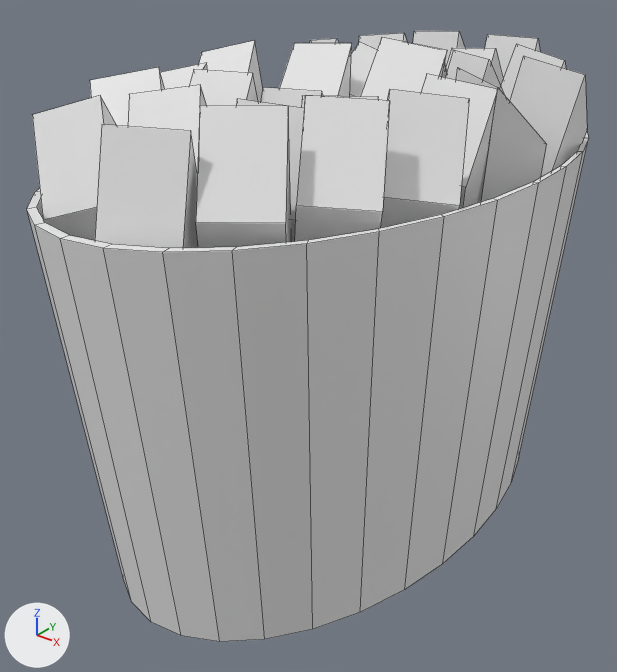
Renders of the Blender file Assets/food/fries.blend from each side of a commit.
One viewpoint serves both versions: a 50 mm lens placed at (2.82, -3.89, 3.05), pointed at (-0.1, -0.23, 0.79). Lighting does not change. The marker at lower left points along +X, +Y and +Z. Mesh edges are drawn as thin lines.

Script lines for the objects in view, before the commit:
```python
me_cube_016 = bpy.data.meshes.new('Cube.016')
me_cube_016.from_pydata([(-1.0, -1.0, -0.81), (-1.0, -1.0, 1.0), (-1.0, 1.0, -1.0), (-1.0, 1.0, 0.73), (1.0, -1.0, -0.81), (1.0, -1.0, 1.0), (1.0, 1.0, -1.0), (1.0, 1.0, 0.73)], [], [(0, 1, 3, 2), (2, 3, 7, 6), (6, 7, 5, 4), (4, 5, 1, 0), (2, 6, 4, 0), (7, 3, 1, 5)])
me_cube_028 = bpy.data.meshes.new('Cube.028')
me_cube_028.from_pydata([(-1.0, -1.0, -0.81), (-1.0, -1.0, 1.0), (-1.0, 1.0, -1.0), (-1.0, 1.0, 0.73), (1.0, -1.0, -0.81), (1.0, -1.0, 1.0), (1.0, 1.0, -1.0), (1.0, 1.0, 0.73)], [], [(0, 1, 3, 2), (2, 3, 7, 6), (6, 7, 5, 4), (4, 5, 1, 0), (2, 6, 4, 0), (7, 3, 1, 5)])
me_cylinder = bpy.data.meshes.new('Cylinder')
me_cylinder.from_pydata(...)  # 128 vertices, 98 faces; spans x -1.15..1.15, y -1.15..1.15, z -1.0..5.82
ob_cylinder = bpy.data.objects.new('Cylinder', me_cylinder)
ob_cylinder.location = (0.0, 0.0, 0.0)
ob_cylinder.scale = (1.0, 1.71, 0.327)
ob_fry_009 = bpy.data.objects.new('Fry.009', me_cube_016)
ob_fry_009.location = (0.299, 0.509, 1.162)
ob_fry_009.rotation_euler = (-0.263, 0.0221, -0.478)  # degrees (-15, 1.3, -27)
ob_fry_009.scale = (0.179, 0.179, 1.21)
ob_fry_021 = bpy.data.objects.new('Fry.021', me_cube_028)
ob_fry_021.location = (-0.464, -0.913, 1.162)
ob_fry_021.rotation_euler = (-0.09, 0.18, 3.811)  # degrees (-5.2, 10, 218)
ob_fry_021.scale = (0.179, 0.179, 1.21)
# also in view: 'Fry.013' at (0.53, 0.07, 1.16); 'Fry.027' at (-0.29, 0.01, 1.25); 'Fry.024' at (-0.23, -1.17, 1.16); 'Fry.002' at (0.66, 0.69, 1.16); 'Fry.014' at (-0.28, -0.54, 1.16)
```
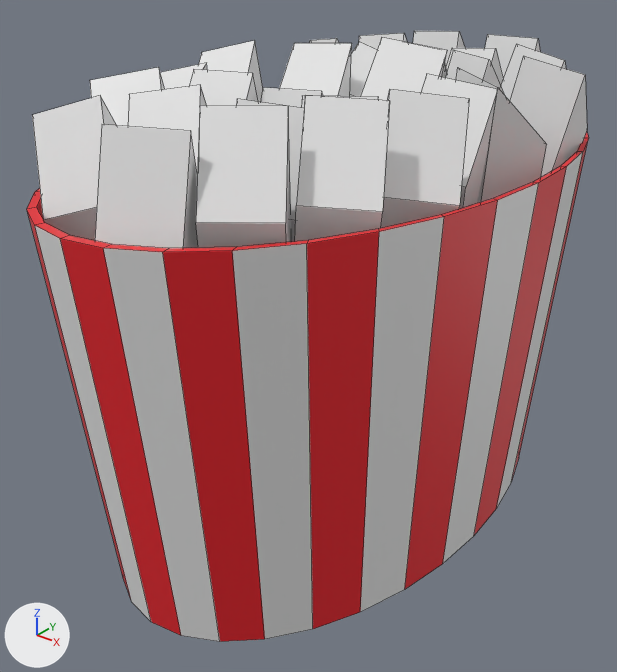
Commit message: Partially added: fries

What the commit changed:
Material 'Red Material.001' (mat_red_material_001) is new.
Its base color is (0.8, 0.012, 0.0211) (red #e71d28).
Material 'White Material' (mat_white_material) is new.
Its base color is (0.8, 0.8, 0.8) (white #e7e7e7).
me_cylinder has 128 vertices, 98 faces and spans x -1.15..1.15, y -1.15..1.15, z -1.0..5.82.
me_cylinder is used by ob_cylinder; location (0.0, 0.0, 0.0); scale (1.0, 1.71, 0.327).
me_cylinder part 1: 82 of the faces centred in x -1.12..1.12, y -1.12..1.12, z -1.0..5.82 switch from no material to mat_red_material_001 (red #e71d28).
me_cylinder now uses material mat_white_material (white #e7e7e7).

Changed parts and their boxes [x1, y1, x2, y2] in the pictures (617 x 672 px):
part 1 of me_cylinder, recoloured (white to red)
    both: [27, 132, 589, 642]
